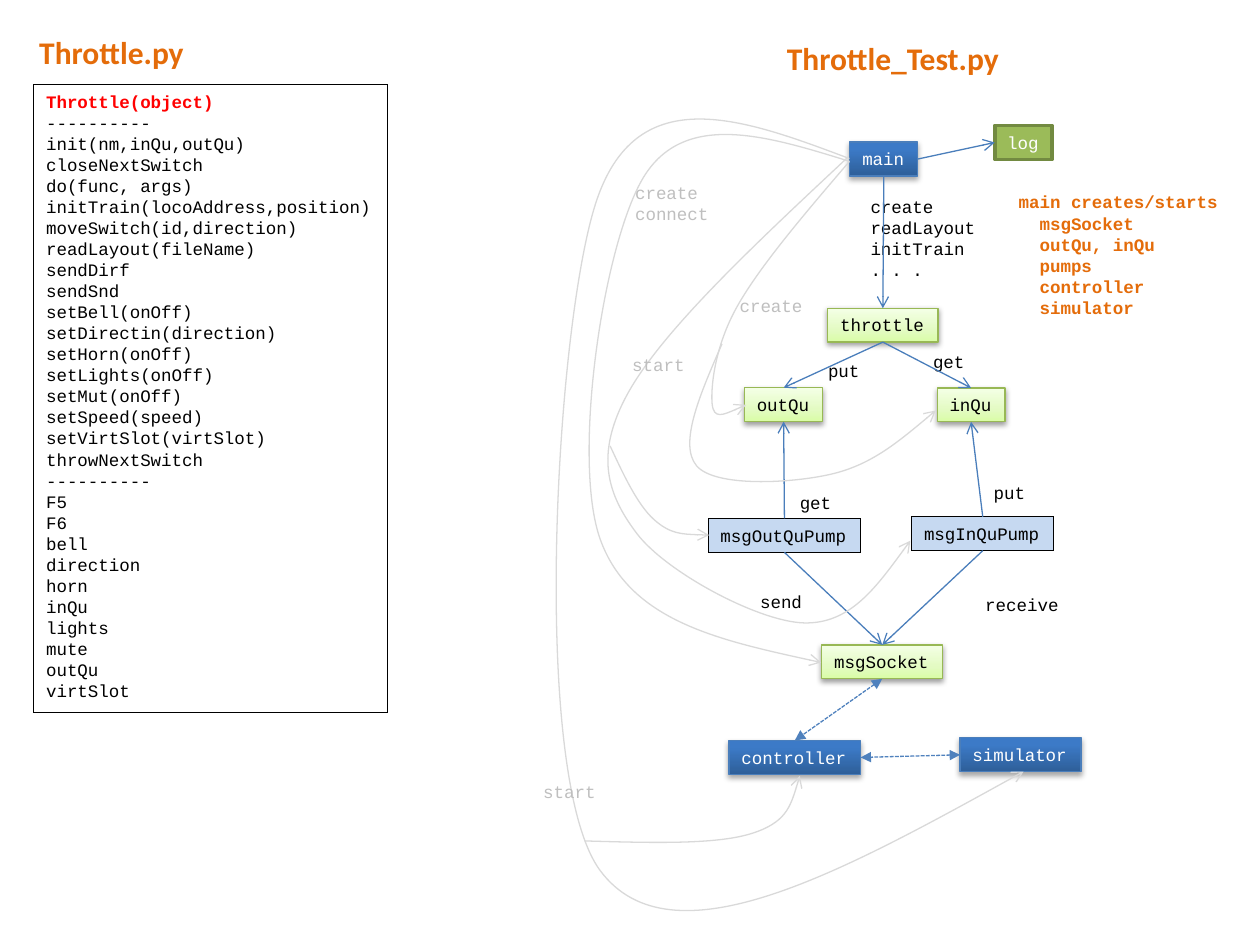
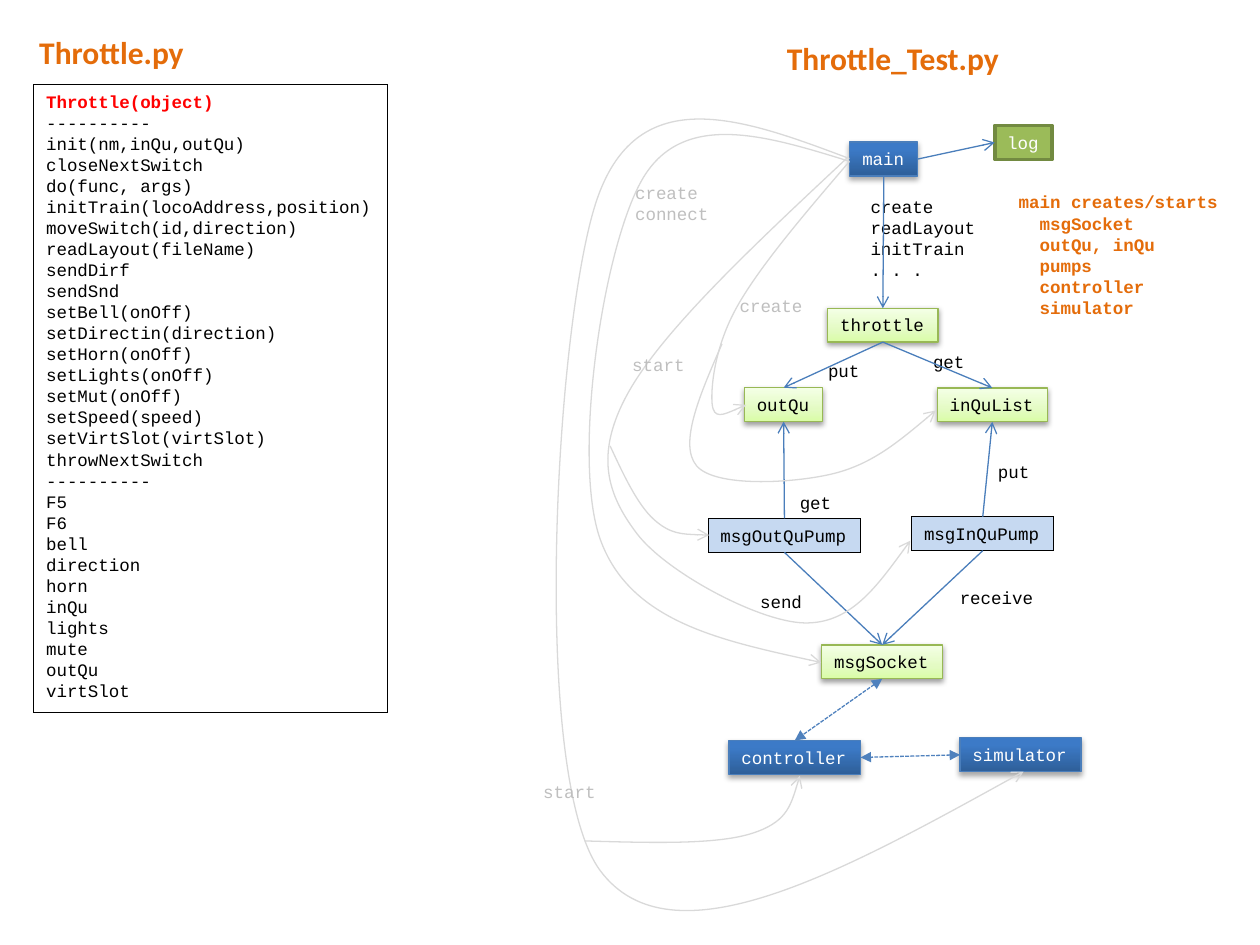
Before and after one commit to mlozborne/motin, a slide deck: slide 9 of Scripting/ScriptingDocumenation/DesignDiagrams.pptx. Drawn at 1260x945 pixels with LibreOffice and Linux fonts; fonts in the diff are those of the drawing. Boxes give left, top, right and bottom in pixels: in the first picture for what was removed or moved away, otherwise in the second. Text is boxed around its words. In the diff, an @@ line names an element or a change of style, - is before the commit and + after.

```diff
--- a/Scripting/ScriptingDocumenation/DesignDiagrams.pptx
+++ b/Scripting/ScriptingDocumenation/DesignDiagrams.pptx
@@ arrow moved from (883, 343) - (971, 388) to (883, 343) - (993, 388) @@
@@ rectangle "inQuList": place and size @@
-rectangle "inQuList" at box(937, 388, 1005, 422)
+rectangle "inQuList" at box(937, 388, 1048, 422)
@@ text in rectangle at box(950, 399, 1034, 415): text changed @@
-inQu
+inQuList
@@ arrow moved from (983, 517) - (971, 422) to (983, 517) - (993, 422) @@
@@ text "put": place and size @@
-text "put" at box(994, 487, 1025, 503)
+text "put" at box(998, 466, 1029, 482)
@@ text "receive": place and size @@
-text "receive" at box(985, 599, 1058, 611)
+text "receive" at box(960, 592, 1033, 604)
```
Also in this commit, not shown: 3 other slides changed, 8 other files.
